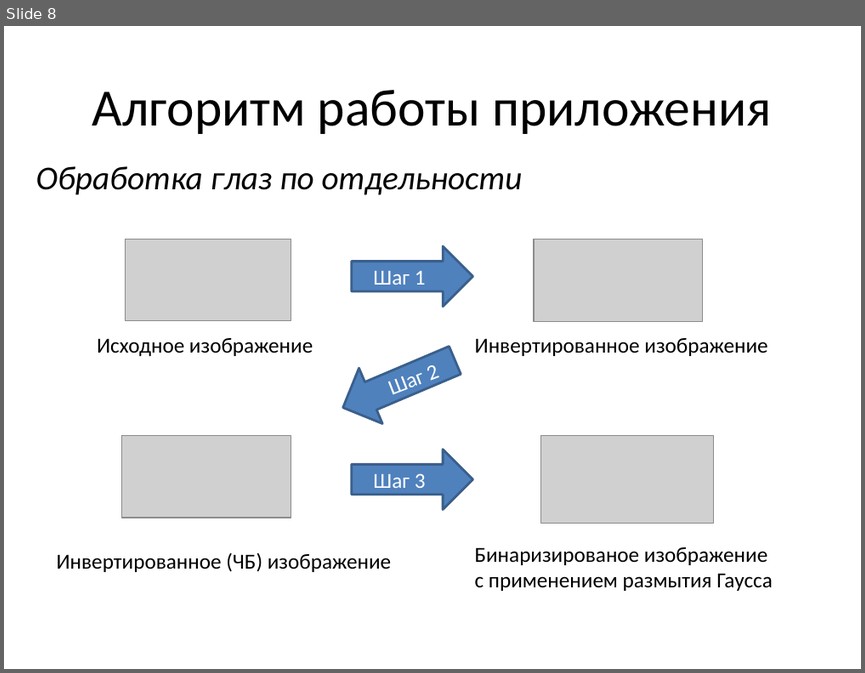
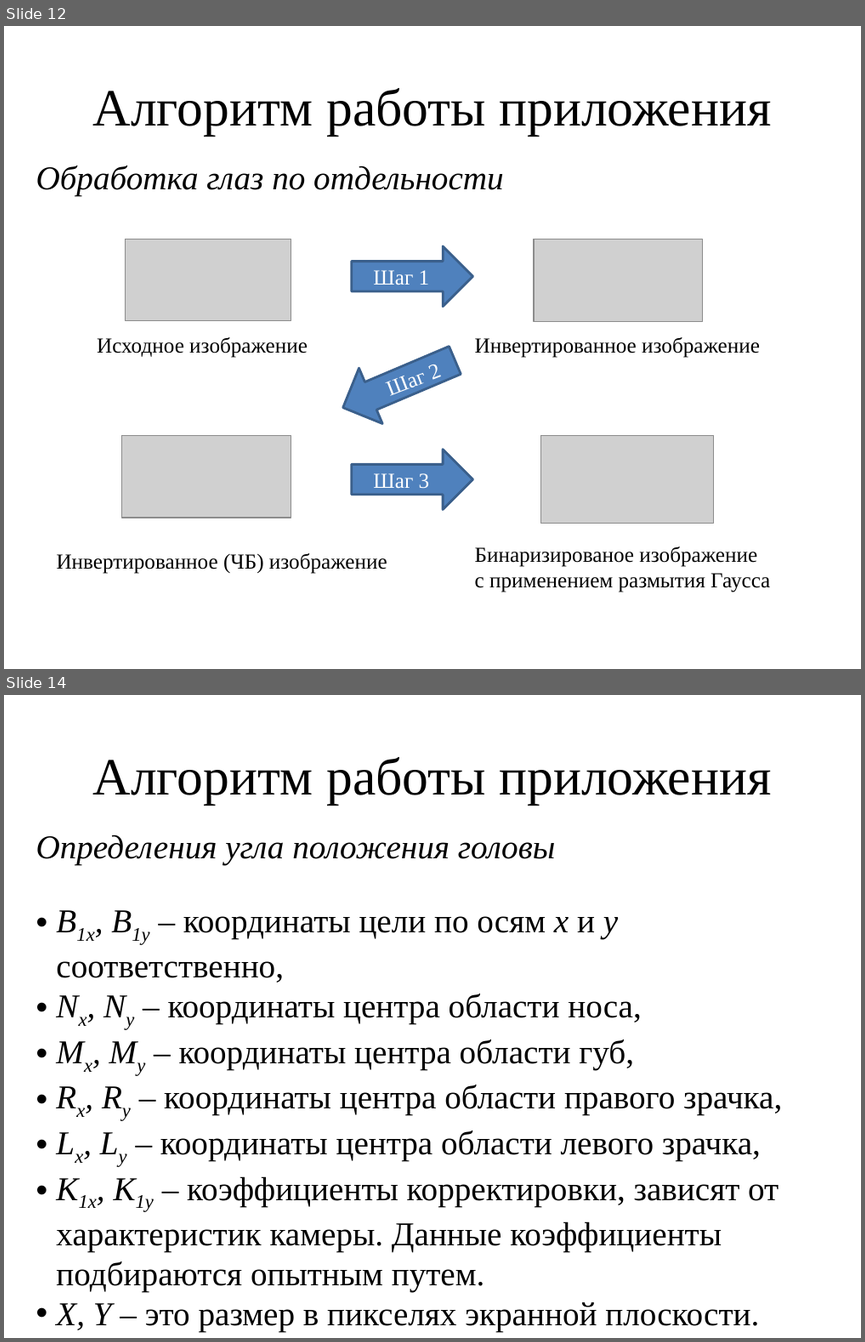
Before and after one commit to takentui/EyeWindowsController, a slide deck: Система альтернативного управления ПК.pptx. Shown one above the other, each under a label of ours: slide 8 before the commit, slides 12 and 14 after it; the slides between them are not shown. The pictures are 865x673 and 865x1342 pixels, drawn with LibreOffice and Linux fonts; fonts in the diff are those of the drawing; grey boxes stand for pictures. Boxes give left, top, right and bottom in pixels: in the first picture for what was removed or moved away, otherwise in the second. Text is boxed around its words. In the diff, an @@ line names an element or a change of style, - is before the commit and + after.

```diff
--- a/Система альтернативного управления ПК.pptx
+++ b/Система альтернативного управления ПК.pptx
@@ slide 14 added at (x1=4, y1=695, x2=861, y2=1338), background #FFFFFF @@
@@ title added at (x1=93, y1=757, x2=771, y2=805), 44 pt, text #000000 @@
+Алгоритм работы приложения
@@ text added at (x1=36, y1=834, x2=555, y2=864), 28 pt, text #000000, italic @@
+Определения угла положения головы
@@ text added at (x1=56, y1=916, x2=782, y2=1332), 28 pt, text #000000 @@
+• B1x, B1y – координаты цели по осям x и y соответственно,
+• Nx, Ny – координаты центра области носа,
+• Mx, My – координаты центра области губ,
+• Rx, Ry – координаты центра области правого зрачка,
+• Lx, Ly – координаты центра области левого зрачка,
+• K1x, K1y – коэффициенты корректировки, зависят от характеристик камеры. Данные коэффициенты подбираются опытным путем.
+• X, Y – это размер в пикселях экранной плоскости.
@@ what was slide 8 is now slide 12 @@
@@ slide 12 changed as well @@
@@ font Calibri to Times New Roman in 9 elements at (x1=93, y1=88, x2=771, y2=136), (x1=36, y1=165, x2=504, y2=195), (x1=97, y1=337, x2=307, y2=358), (x1=475, y1=337, x2=760, y2=358), (x1=475, y1=546, x2=770, y2=592), (x1=57, y1=553, x2=387, y2=573), (x1=432, y1=364, x2=443, y2=385), (x1=373, y1=270, x2=430, y2=284), (x1=373, y1=473, x2=430, y2=488) @@
```
Also in this commit, not shown: 7 other slides changed, 20 other slides added, 3 slides removed, 6 other files.
